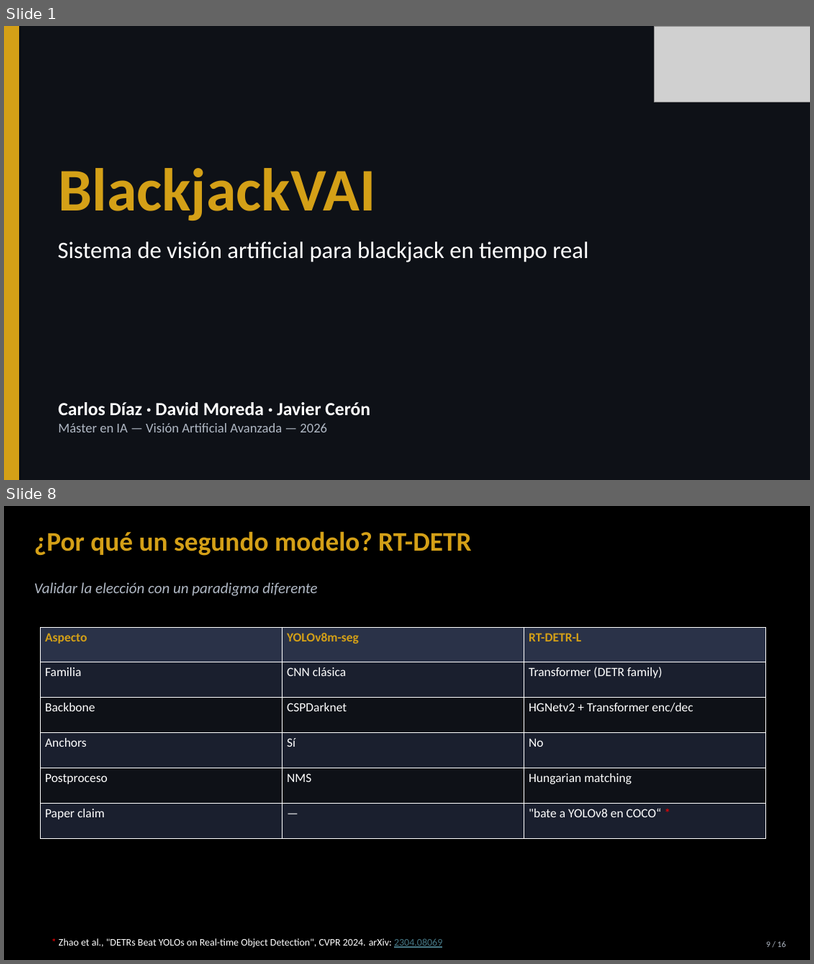
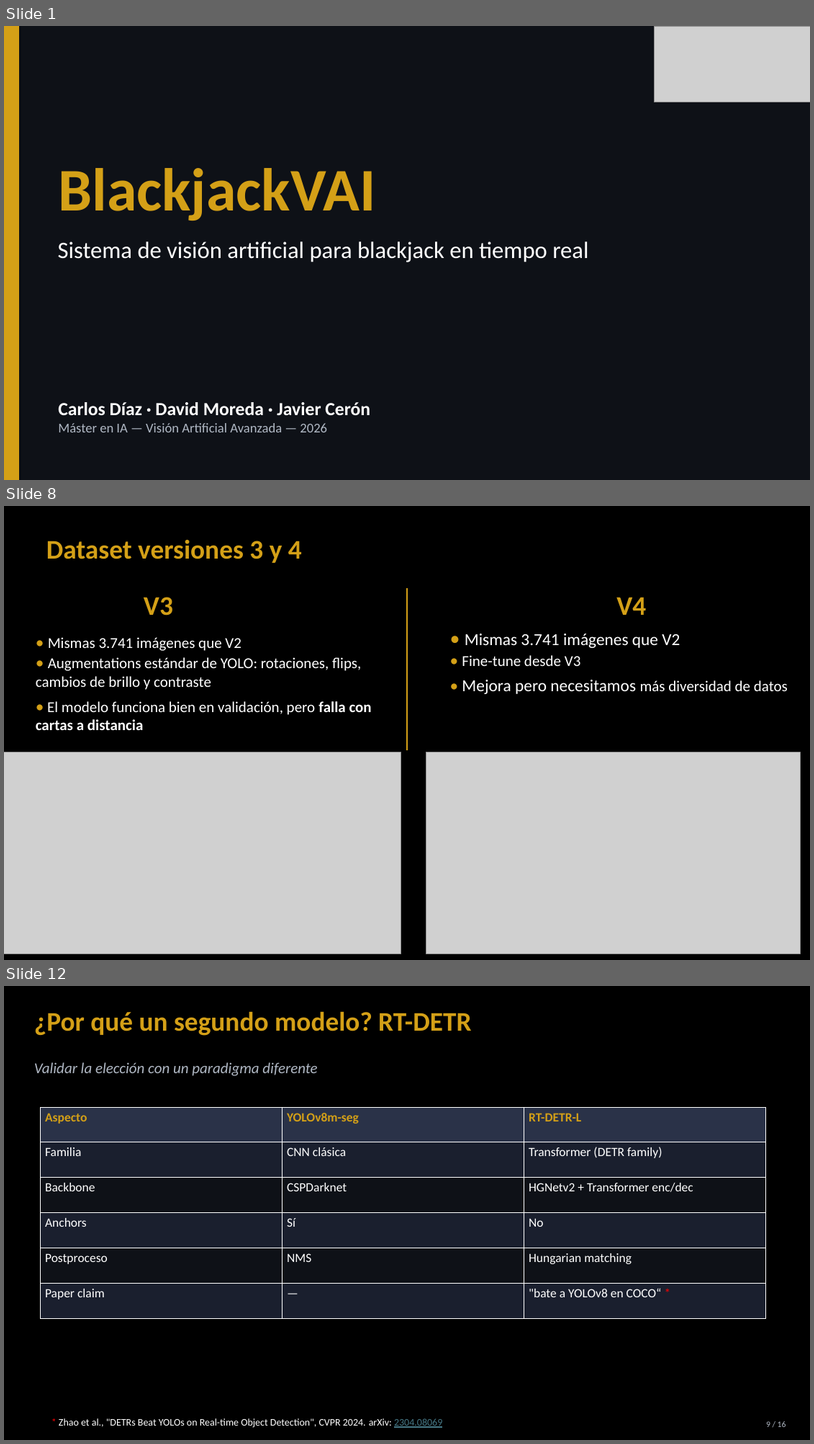
Before and after one commit to davidmoreda/blackjack-VAI, a slide deck: docs/presentation_assets/BlackjackVAI_presentacion.pptx. Shown one above the other, each under a label of ours: slides 1 and 8 before the commit, slides 1, 8 and 12 after it; the slides between them are not shown. The pictures are 814x964 and 814x1444 pixels, drawn with LibreOffice and Linux fonts; fonts in the diff are those of the drawing; grey boxes stand for pictures. Boxes give left, top, right and bottom in pixels: in the first picture for what was removed or moved away, otherwise in the second. Text is boxed around its words. In the diff, an @@ line names an element or a change of style, - is before the commit and + after.

```diff
--- a/docs/presentation_assets/BlackjackVAI_presentacion.pptx
+++ b/docs/presentation_assets/BlackjackVAI_presentacion.pptx
@@ slide 8 added at [4, 506, 810, 960], background #000000 @@
@@ text added at [46, 540, 302, 563], 32 pt, text #D4A017, bold @@
+Dataset versiones 3 y 4
@@ line added from (407, 588) to (407, 750), #D4A017 2 pt @@
@@ text added at [144, 597, 173, 615], 32 pt, text #D4A017, bold @@
+V3
@@ text added at [617, 597, 646, 615], 32 pt, text #D4A017, bold @@
+V4
@@ text added at [462, 633, 788, 694], 20 pt, text #FFFFFF @@
+• Mismas 3.741 imágenes que V2
+• Fine-tune desde V3
+• Mejora pero necesitamos más diversidad de datos
@@ text added at [36, 637, 372, 730], 18 pt, text #FFFFFF @@
+• Mismas 3.741 imágenes que V2
+• Augmentations estándar de YOLO: rotaciones, flips, cambios de brillo y contraste
+• El modelo funciona bien en validación, pero falla con cartas a distancia
@@ picture added at [4, 752, 401, 954] @@
@@ picture added at [426, 752, 801, 954] @@
@@ what was slide 8 is now slide 12 @@
```
Also in this commit, not shown: 6 slides changed, 8 other slides added, 5 slides removed, 1 other file.
